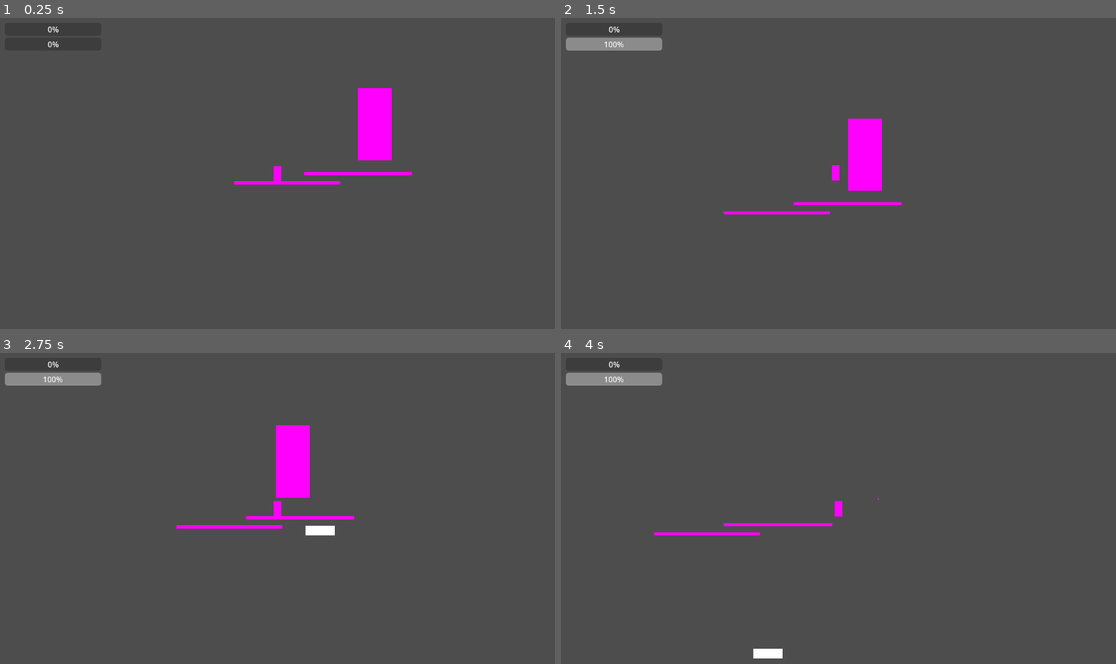
Above: before the commit, frames 1-4 (two rows, left to right).
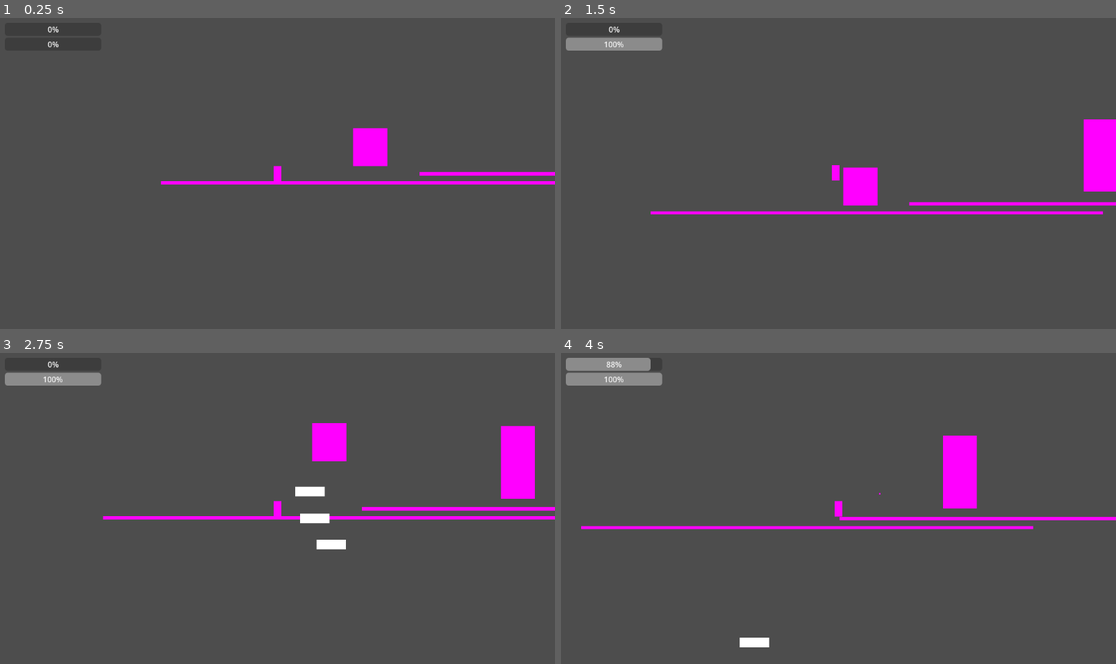
Above: after the commit, the same moments.

Repository: Christian-Lago/Transcendence-Skillbreaker
Game: Godot game, scene res://scenes/primer_mundo.tscn
Same seed, same stepped clock (60 frames per second), same inputs: the game is played once before the commit and once after it. This scene is started directly instead of the project's main scene.
Inputs (mouse positions are in pixels of both pictures, inside the frame that each line leads up to):
- Up to frame 1 (0.25 s): no input
- Up to frame 2 (1.5 s): move the mouse to (960, 157) at 0.52 s; hold D (Right) from 0.53 s (still down); click (960, 157) at 0.6 s; tap W (Up) at 0.77 s; move the mouse to (727, 189) at 1.27 s; tap C (Ultimate) at 1.35 s
- Up to frame 3 (2.75 s): tap W (Up) at 1.52 s; move the mouse to (333, 440) at 2.02 s; release D (Right) at 2.03 s; hold A (Left) from 2.03 s (still down); click (333, 440) at 2.1 s
- Up to frame 4 (4 s): move the mouse to (810, 570) at 2.77 s; release A (Left) at 2.78 s; hold D (Right) from 2.78 s (still down); tap C (Ultimate) at 2.85 s; tap W (Up) at 3.02, 3.77 s; move the mouse to (1005, 555) at 3.52 s; click (1005, 555) at 3.6 s

The runs differ from the first frame. In frame 1, 2.3% of the frame differs, in the area x 28-100%, y 22-54%; in frame 2, 4.0%; in frame 3, 5.7%, in the area x 18-100%, y 22-64%; in frame 4, 4.3%.

Commit message:
feat: erratic enemy with chaotic movement and burst shooting

Diff:
--- /dev/null
+++ b/scenes/enemy_erratic.tscn
@@ -0,0 +1,20 @@
+[gd_scene load_steps=4 format=3 uid="uid://cr4somrextqee"]
+
+[ext_resource type="Script" path="res://scripts/enemy_erratic.gd" id="1_cach1"]
+
+[sub_resource type="CircleShape2D" id="CircleShape2D_tkrti"]
+radius = 102.044
+
+[sub_resource type="PlaceholderTexture2D" id="PlaceholderTexture2D_56yts"]
+
+[node name="CharacterBody2D" type="CharacterBody2D" groups=["enemy"]]
+collision_layer = 2
+script = ExtResource("1_cach1")
+
+[node name="CollisionShape2D" type="CollisionShape2D" parent="."]
+shape = SubResource("CircleShape2D_tkrti")
+
+[node name="Sprite2D" type="Sprite2D" parent="."]
+position = Vector2(1.5, -1.5)
+scale = Vector2(143, 157)
+texture = SubResource("PlaceholderTexture2D_56yts")
--- a/scenes/primer_mundo.tscn
+++ b/scenes/primer_mundo.tscn
@@ -1,11 +1,12 @@
-[gd_scene load_steps=6 format=3 uid="uid://c4mjwkaia20n5"]
+[gd_scene load_steps=7 format=3 uid="uid://c4mjwkaia20n5"]
 
 [ext_resource type="PackedScene" uid="uid://driysp47g8eys" path="res://scenes/player.tscn" id="1_hiwp5"]
 [ext_resource type="PackedScene" uid="uid://did2vvyg7ulp1" path="res://scenes/enemy_ranged.tscn" id="2_8fkwd"]
 [ext_resource type="PackedScene" uid="uid://d1lrvo0ktfcqu" path="res://scenes/hud.tscn" id="3_ughon"]
+[ext_resource type="PackedScene" uid="uid://cr4somrextqee" path="res://scenes/enemy_erratic.tscn" id="4_lkden"]
 
 [sub_resource type="RectangleShape2D" id="RectangleShape2D_0idq1"]
-size = Vector2(443, 12)
+size = Vector2(1865, 17)
 
 [sub_resource type="PlaceholderTexture2D" id="PlaceholderTexture2D_hdmrk"]
 
@@ -15,12 +16,12 @@
 position = Vector2(-18, 38)
 
 [node name="CollisionShape2D" type="CollisionShape2D" parent="StaticBody2D"]
-position = Vector2(58.5, 13)
+position = Vector2(-652.5, 15.5)
 shape = SubResource("RectangleShape2D_0idq1")
 
 [node name="Sprite2D" type="Sprite2D" parent="StaticBody2D"]
-position = Vector2(58, 12.625)
-scale = Vector2(440, 13.25)
+position = Vector2(-660.5, 12.625)
+scale = Vector2(1877, 13.25)
 texture = SubResource("PlaceholderTexture2D_hdmrk")
 
 [node name="StaticBody2D2" type="StaticBody2D" parent="."]
@@ -31,14 +32,19 @@
 shape = SubResource("RectangleShape2D_0idq1")
 
 [node name="Sprite2D" type="Sprite2D" parent="StaticBody2D2"]
-position = Vector2(167.5, 8.5)
-scale = Vector2(449, 13)
+position = Vector2(183.5, 9.5)
+scale = Vector2(1789, 15)
 texture = SubResource("PlaceholderTexture2D_hdmrk")
 
 [node name="Player" parent="." instance=ExtResource("1_hiwp5")]
+position = Vector2(-1134, -9)
 
 [node name="CharacterBody2D" parent="." instance=ExtResource("2_8fkwd")]
 position = Vector2(431, -203)
 enemy_level = 140
 
 [node name="CanvasLayer" parent="." instance=ExtResource("3_ughon")]
+
+[node name="CharacterBody2D2" parent="." instance=ExtResource("4_lkden")]
+position = Vector2(-778, -60)
+enemy_level = 100
--- /dev/null
+++ b/scripts/enemy_erratic.gd
@@ -0,0 +1,147 @@
+extends CharacterBody2D
+
+# Nivel del enemigo
+# Enemy level
+@export var enemy_level: int = 30
+
+# Vida
+# Health
+var health: float = 100.0
+
+# Temporizador de parpadeo de daño
+# Damage blink timer
+var blink_timer: float = 0.0
+
+# Referencia al jugador
+# Player reference
+var player = null
+
+# Velocidad de movimiento caótico
+# Chaotic movement speed
+const SPEED = 180.0
+
+# Temporizador de cambio de dirección
+# Direction change timer
+var move_timer: float = 0.0
+const MOVE_TIME_MIN = 0.3
+const MOVE_TIME_MAX = 0.8
+
+# Dirección actual de movimiento
+# Current movement direction
+var move_direction: Vector2 = Vector2.ZERO
+
+# Temporizador de disparo
+# Fire timer
+var fire_timer: float = 0.0
+var burst_count: int = 0        # balas disparadas en la ráfaga actual / bullets fired in current burst
+const BURST_SIZE = 3            # balas por ráfaga / bullets per burst
+const BURST_DELAY = 0.15        # segundos entre balas de la ráfaga / seconds between burst bullets
+const BURST_PAUSE = 2.0         # pausa entre ráfagas / pause between bursts
+var in_burst: bool = false      # si está en medio de una ráfaga / if currently in a burst
+
+# Distancia máxima para disparar
+# Max distance to shoot
+const SHOOT_RANGE = 500.0
+
+# Tabla de modificadores por nivel (igual que los otros enemigos)
+# Level modifier table (same as other enemies)
+const LEVEL_MODIFIERS = [
+	[1,   50,  0.6, 1.5],
+	[51,  89,  1.0, 1.0],
+	[90,  99,  1.2, 0.8],
+	[100, 999, 1.5, 0.6],
+]
+
+func _ready():
+	player = get_tree().get_first_node_in_group("player")
+	# Empezar con dirección aleatoria
+	# Start with random direction
+	_new_direction()
+	fire_timer = BURST_PAUSE
+
+func _physics_process(delta):
+	if player == null:
+		return
+
+	# Gestionar parpadeo de daño
+	# Handle damage blink
+	if blink_timer > 0:
+		blink_timer -= delta
+
+	# Movimiento caótico: cambiar dirección cada cierto tiempo
+	# Chaotic movement: change direction every so often
+	move_timer -= delta
+	if move_timer <= 0:
+		_new_direction()
+
+	velocity = move_direction * SPEED
+	move_and_slide()
+
+	# Gestionar disparo en ráfagas
+	# Handle burst shooting
+	fire_timer -= delta
+	var dist = global_position.distance_to(player.global_position)
+
+	if fire_timer <= 0 and dist <= SHOOT_RANGE:
+		if not in_burst:
+			# Iniciar nueva ráfaga
+			# Start new burst
+			in_burst = true
+			burst_count = 0
+		if burst_count < BURST_SIZE:
+			_fire()
+			burst_count += 1
+			fire_timer = BURST_DELAY
+		else:
+			# Ráfaga terminada, esperar pausa
+			# Burst finished, wait for pause
+			in_burst = false
+			fire_timer = BURST_PAUSE
+
+func _new_direction():
+	# Dirección aleatoria con componente hacia el jugador
+	# Random direction with component towards player
+	var random_dir = Vector2(randf_range(-1.0, 1.0), randf_range(-1.0, 1.0)).normalized()
+	if player:
+		var to_player = (player.global_position - global_position).normalized()
+		# Mezclar dirección aleatoria con dirección al jugador (30% hacia jugador)
+		# Mix random direction with player direction (30% towards player)
+		move_direction = (random_dir * 0.7 + to_player * 0.3).normalized()
+	else:
+		move_direction = random_dir
+	move_timer = randf_range(MOVE_TIME_MIN, MOVE_TIME_MAX)
+
+func _fire():
+	# Disparar proyectil hacia el jugador con ligera dispersión
+	# Fire bullet towards player with slight spread
+	var bullet = preload("res://scenes/enemy_bullet.tscn").instantiate()
+	bullet.global_position = global_position
+	var base_dir = (player.global_position - global_position).normalized()
+	# Añadir dispersión aleatoria a la ráfaga
+	# Add random spread to burst
+	var spread = randf_range(-0.2, 0.2)
+	var perp = Vector2(-base_dir.y, base_dir.x)
+	var final_dir = (base_dir + perp * spread).normalized()
+	bullet.setup(final_dir, 12.0)
+	get_parent().add_child(bullet)
+
+func get_modifiers() -> Dictionary:
+	for m in LEVEL_MODIFIERS:
+		if enemy_level >= m[0] and enemy_level <= m[1]:
+			return {"dmg_out": m[2], "dmg_in": m[3]}
+	return {"dmg_out": 1.0, "dmg_in": 1.0}
+
+func take_damage(raw_damage: float):
+	var mod = get_modifiers()
+	var final_damage = raw_damage * mod["dmg_in"]
+	health -= final_damage
+	blink_timer = 0.3
+	print("Errático nivel / Erratic level: ", enemy_level, " | Daño / Damage: ", final_damage)
+	if health <= 0:
+		die()
+
+func die():
+	# Morir — los portales son fijos en el escenario, no se generan aquí
+	# Die — portals are fixed in the scene, not spawned here
+	print("Errático muerto / Erratic dead")
+	queue_free()
